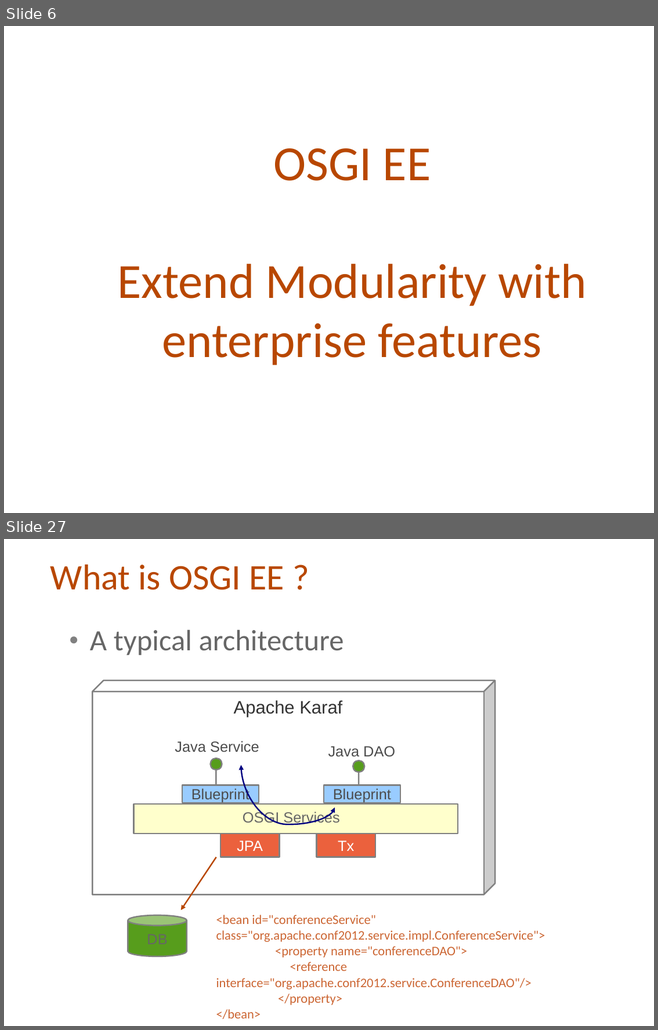
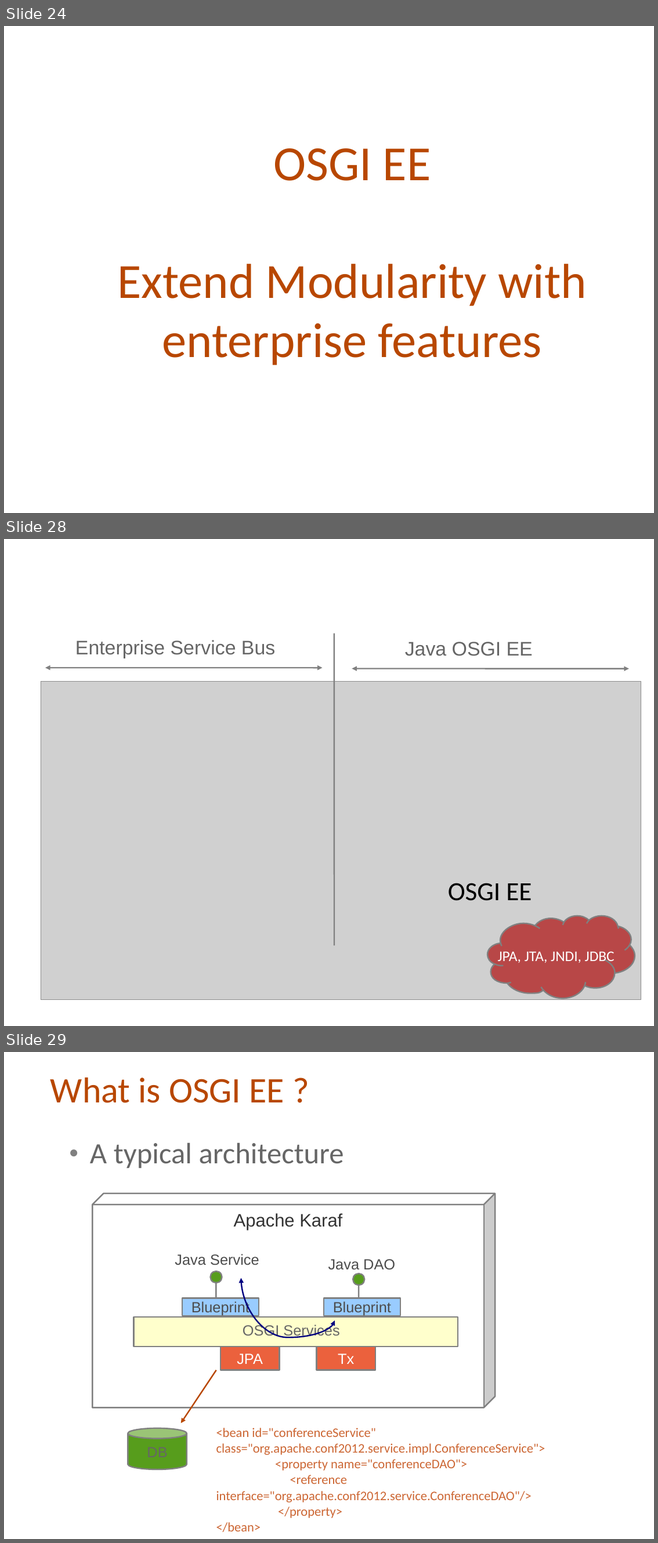
Before and after one commit to cmoulliard/apachecon-2012, a slide deck: karaf-ee-apachecon_eu_2012.odp. Shown one above the other, each under a label of ours: slides 6 and 27 before the commit, slides 24, 28 and 29 after it; the slides between them are not shown. The pictures are 658x1030 and 658x1543 pixels, drawn with LibreOffice and Linux fonts; fonts in the diff are those of the drawing; grey boxes stand for pictures; background and template pictures are left out. Boxes give left, top, right and bottom in pixels: in the first picture for what was removed or moved away, otherwise in the second. Text is boxed around its words. In the diff, an @@ line names an element or a change of style, - is before the commit and + after.

```diff
--- a/karaf-ee-apachecon_eu_2012.odp
+++ b/karaf-ee-apachecon_eu_2012.odp
@@ slide 28 added at (4,539,654,1026), background picture (left out) @@
@@ text added at (75,640,275,658), 24 pt, text #666666 @@
+Enterprise Service Bus
@@ line added from (334, 634) to (334, 946), #808080 1.7 pt @@
@@ text added at (405,642,532,656), 24 pt, text #666666 @@
+Java OSGI EE
@@ double arrow added from (45, 668) to (322, 668), #808080 1.7 pt @@
@@ double arrow added from (352, 669) to (629, 669), #808080 1.7 pt @@
@@ picture added at (41,682,641,1000) @@
@@ text added at (448,883,531,901), 32 pt, text #000000 @@
+OSGI EE
@@ freeform shape added at (487,916,634,999), fill #B84747, outline #808080 1.7 pt, 18 pt, text #FFFFFF @@
+JPA, JTA, JNDI, JDBC
@@ what was slide 6 is now slide 24 @@
@@ what was slide 27 is now slide 29 @@
```
Also in this commit, not shown: 15 slides changed, 3 other slides added, 1 slide removed.
